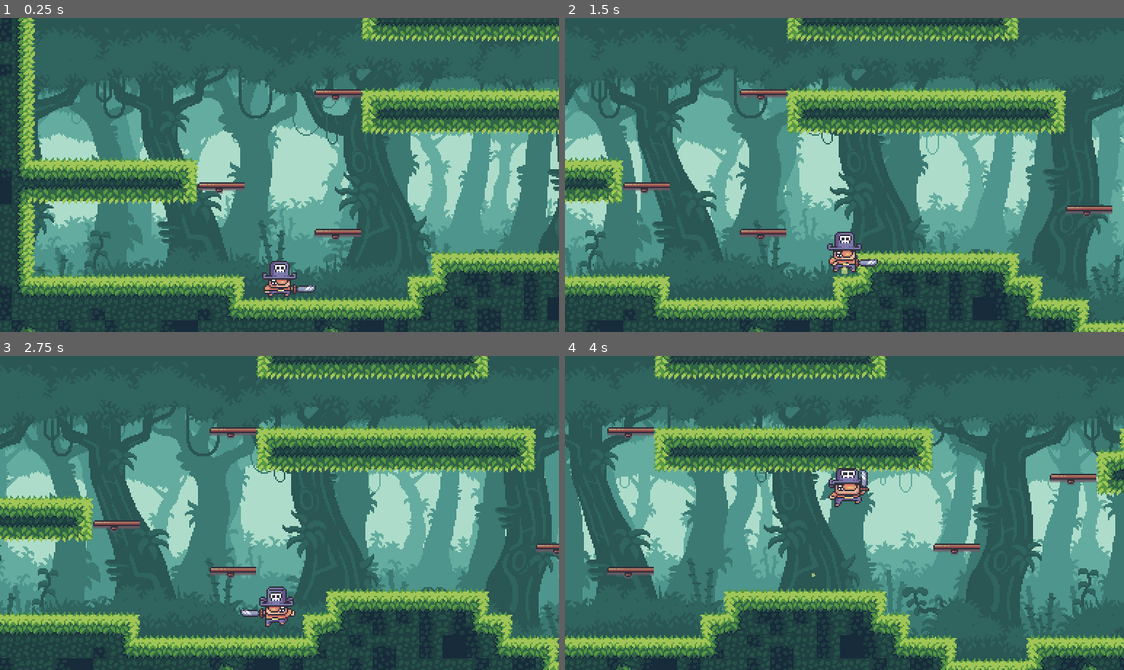
Above: before the commit, frames 1-4 (two rows, left to right).
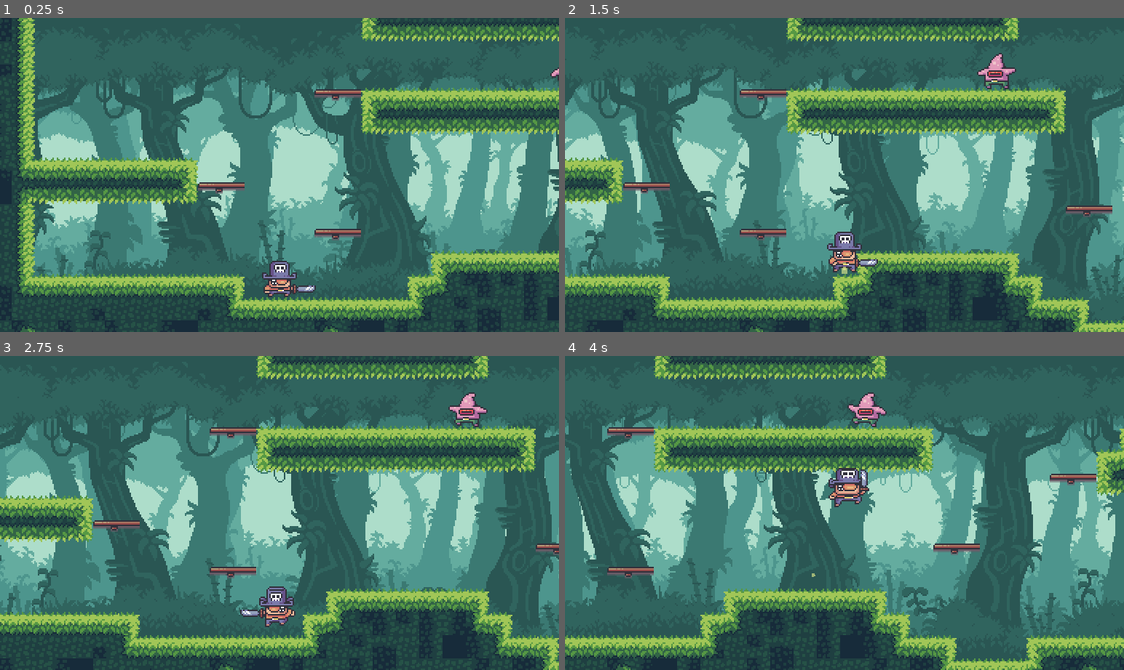
Above: after the commit, the same moments.

Repository: mortorium/plataform-practice
Game: Godot game, scene res://assets/Level/Level.tscn
The game is run twice, just before and just after one commit, with the same random seed, the same clock (stepped at 60 frames per second) and the same inputs.
Inputs:
- Up to frame 1 (0.25 s): no input
- Up to frame 2 (1.5 s): tap Enter (ui_accept) at 0.5, 0.77 s; hold X (attack) 0.53-1.28 s; hold Right (ui_right) from 0.53 s (still down); tap X (attack) at 1.35 s
- Up to frame 3 (2.75 s): tap Enter (ui_accept) at 1.52 s; release Right (ui_right) at 2.03 s; hold Left (ui_left) from 2.03 s (still down); hold X (attack) from 2.03 s (still down)
- Up to frame 4 (4 s): release Left (ui_left) at 2.78 s; release X (attack) at 2.78 s; hold Right (ui_right) from 2.78 s (still down); tap X (attack) at 2.85 s; tap Enter (ui_accept) at 3.02, 3.77 s; hold X (attack) from 3.53 s (still down)

The runs differ from the first frame. In frame 1, less than 0.1% of the frame differs, in the area x 98-100%, y 15-20%; in frame 2, 0.4%, in the area x 73-81%, y 11-23%; in frame 3, 0.4%; in frame 4, 0.4%.

Commit message:
se creo la escena enemy

Diff:
--- /dev/null
+++ b/assets/Enemy/Enemy.gd
@@ -0,0 +1,16 @@
+extends KinematicBody2D
+
+
+# Declare member variables here. Examples:
+# var a = 2
+# var b = "text"
+
+
+# Called when the node enters the scene tree for the first time.
+func _ready():
+	$AnimatedSprite.play("Iddle")
+
+
+# Called every frame. 'delta' is the elapsed time since the previous frame.
+#func _process(delta):
+#	pass
--- /dev/null
+++ b/assets/Enemy/Enemy.tscn
@@ -0,0 +1,34 @@
+[gd_scene load_steps=12 format=2]
+
+[ext_resource path="res://assets/Enemy/sprites/01-Idle/Idle 01.png" type="Texture" id=1]
+[ext_resource path="res://assets/Enemy/sprites/01-Idle/Idle 03.png" type="Texture" id=2]
+[ext_resource path="res://assets/Enemy/sprites/01-Idle/Idle 04.png" type="Texture" id=3]
+[ext_resource path="res://assets/Enemy/sprites/01-Idle/Idle 06.png" type="Texture" id=4]
+[ext_resource path="res://assets/Enemy/sprites/01-Idle/Idle 07.png" type="Texture" id=5]
+[ext_resource path="res://assets/Enemy/sprites/01-Idle/Idle 02.png" type="Texture" id=6]
+[ext_resource path="res://assets/Enemy/sprites/01-Idle/Idle 05.png" type="Texture" id=7]
+[ext_resource path="res://assets/Enemy/sprites/01-Idle/Idle 08.png" type="Texture" id=8]
+[ext_resource path="res://assets/Enemy/Enemy.gd" type="Script" id=9]
+
+[sub_resource type="SpriteFrames" id=1]
+animations = [ {
+"frames": [ ExtResource( 1 ), ExtResource( 6 ), ExtResource( 2 ), ExtResource( 3 ), ExtResource( 7 ), ExtResource( 4 ), ExtResource( 5 ), ExtResource( 8 ) ],
+"loop": true,
+"name": "Iddle",
+"speed": 12.0
+} ]
+
+[sub_resource type="CapsuleShape2D" id=2]
+
+[node name="Enemy" type="KinematicBody2D" groups=["Enemy"]]
+script = ExtResource( 9 )
+
+[node name="AnimatedSprite" type="AnimatedSprite" parent="."]
+frames = SubResource( 1 )
+animation = "Iddle"
+frame = 6
+
+[node name="CollisionShape2D" type="CollisionShape2D" parent="."]
+position = Vector2( 0, 4 )
+scale = Vector2( 0.7, 0.5 )
+shape = SubResource( 2 )
--- a/assets/Level/Level.tscn
+++ b/assets/Level/Level.tscn
@@ -9,6 +9,7 @@
 [ext_resource path="res://assets/Player/Player.tscn" type="PackedScene" id=7]
 [ext_resource path="res://assets/Player/Camera.tscn" type="PackedScene" id=8]
 [ext_resource path="res://assets/Level/audio/El-Tra-Tra-Tra-Del-Hipopotamo-ogg.ogg" type="AudioStream" id=9]
+[ext_resource path="res://assets/Enemy/Enemy.tscn" type="PackedScene" id=10]
 
 [node name="Level" type="Node2D"]
 __meta__ = {
@@ -73,3 +74,6 @@
 
 [node name="Player" parent="." instance=ExtResource( 7 )]
 position = Vector2( 200, 182 )
+
+[node name="Enemy" parent="." instance=ExtResource( 10 )]
+position = Vector2( 400, 35 )
Binary file added: assets/Enemy/sprites/01-Idle/Idle 01.png
Not shown, added: assets/Enemy/sprites/01-Idle/Idle 01.png.import
Binary file added: assets/Enemy/sprites/01-Idle/Idle 02.png
Not shown, added: assets/Enemy/sprites/01-Idle/Idle 02.png.import
Binary file added: assets/Enemy/sprites/01-Idle/Idle 03.png
Not shown, added: assets/Enemy/sprites/01-Idle/Idle 03.png.import
Binary file added: assets/Enemy/sprites/01-Idle/Idle 04.png
Not shown, added: assets/Enemy/sprites/01-Idle/Idle 04.png.import
Binary file added: assets/Enemy/sprites/01-Idle/Idle 05.png
Not shown, added: assets/Enemy/sprites/01-Idle/Idle 05.png.import
Binary file added: assets/Enemy/sprites/01-Idle/Idle 06.png
Not shown, added: assets/Enemy/sprites/01-Idle/Idle 06.png.import
(and 6 more such lines)
